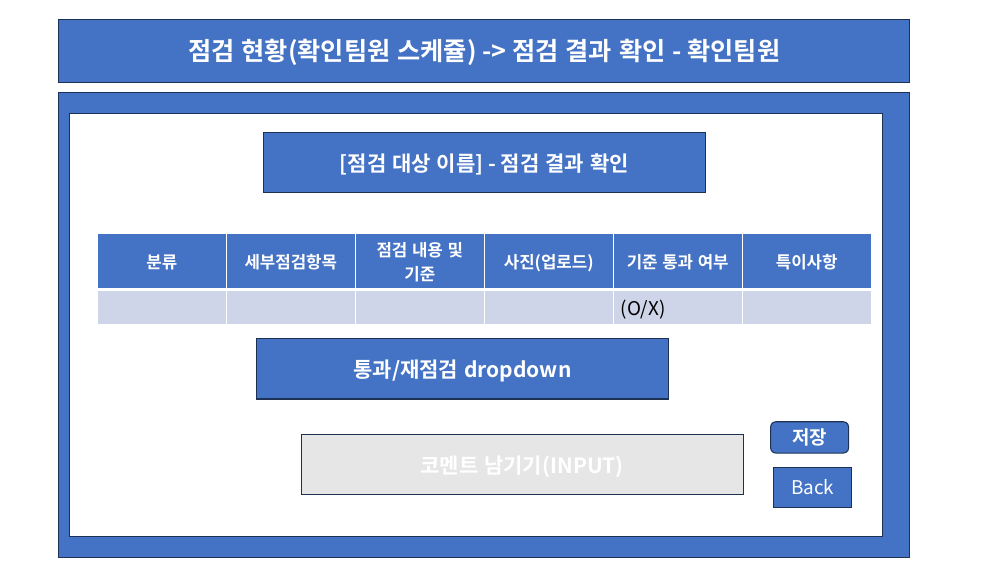
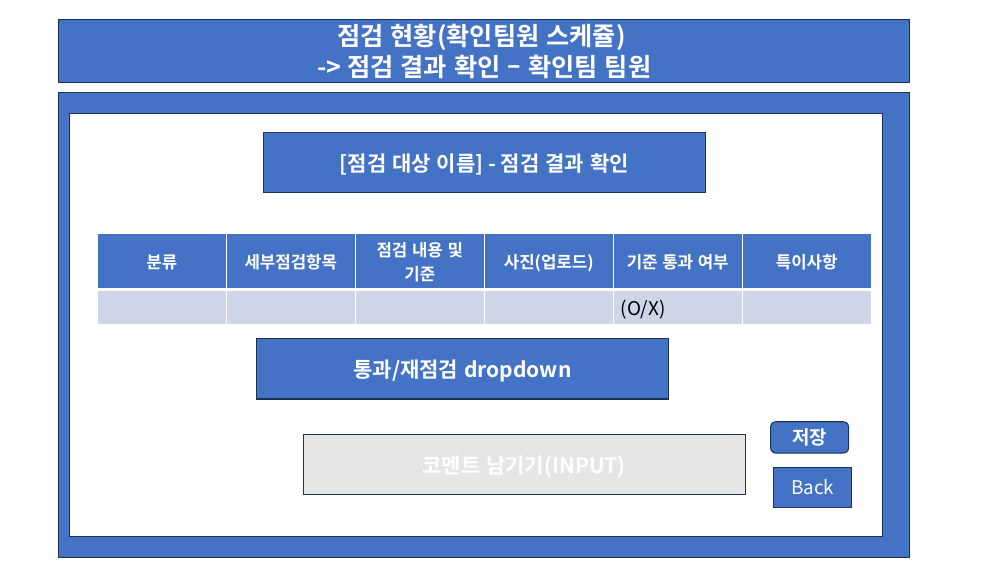
Before and after one commit to wari-wari/MainProject_1, a slide deck: slide 39 of 메인프로젝트 화면 레이아웃 초안.pptx (slide 38 before the commit). Drawn at 1008x567 pixels with LibreOffice and Linux fonts; fonts in the diff are those of the drawing. Boxes give left, top, right and bottom in pixels: in the first picture for what was removed or moved away, otherwise in the second. Text is boxed around its words. In the diff, an @@ line names an element or a change of style, - is before the commit and + after.

```diff
--- a/메인프로젝트 화면 레이아웃 초안.pptx
+++ b/메인프로젝트 화면 레이아웃 초안.pptx
@@ text in rectangle at (x1=337, y1=23, x2=651, y2=83): text changed @@
-점검 현황(확인팀원 스케쥴) -> 점검 결과 확인 - 확인팀원
+점검 현황(확인팀원 스케쥴)
+-> 점검 결과 확인 – 확인팀 팀원
```
Also in this commit, not shown: 23 other slides changed, 1 slide added, 1 other file.
